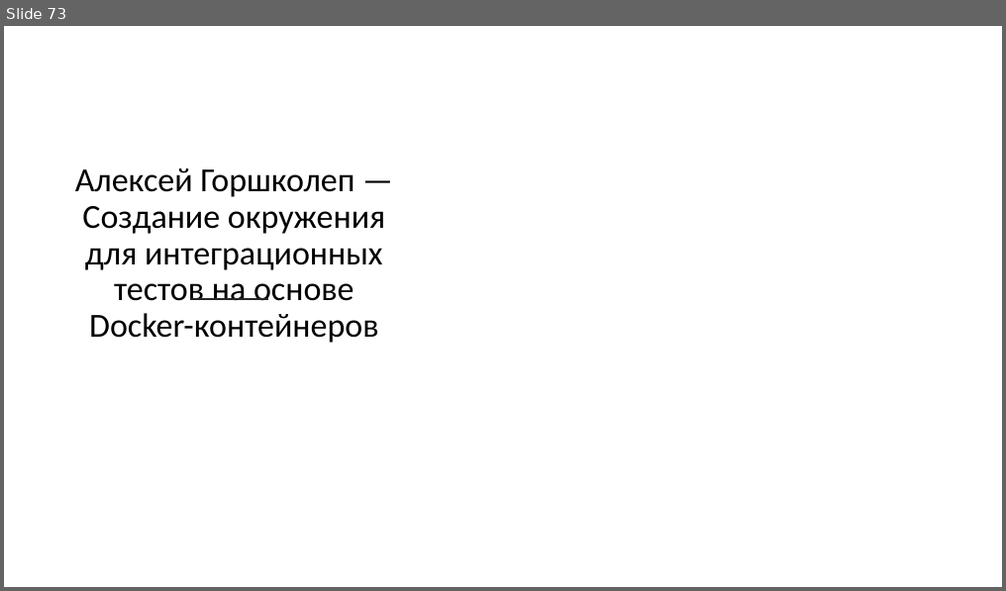
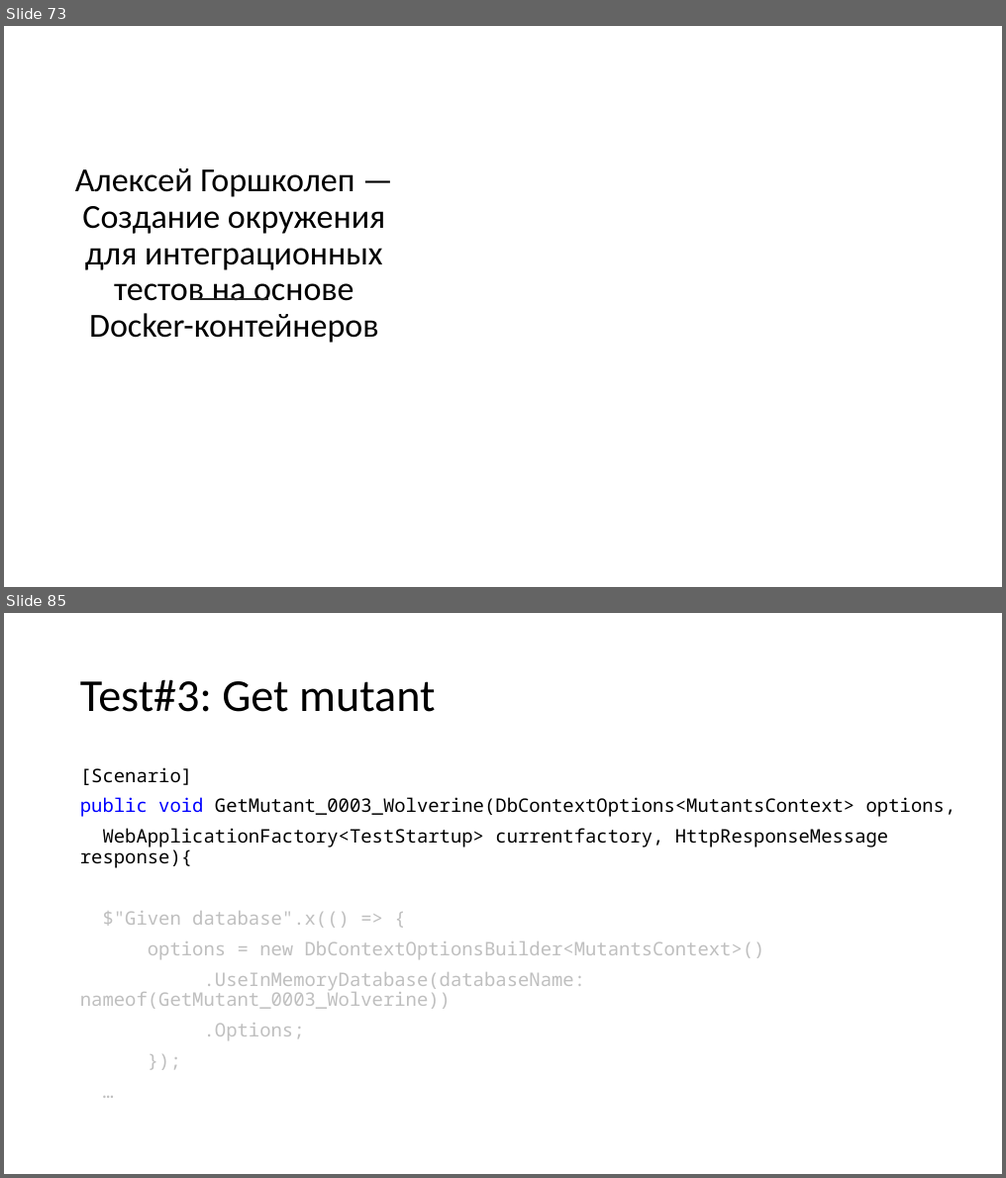
Before and after one commit to kugushev/presentations, a slide deck: 2019_Functional-Testing/Presentation.pptx. Shown one above the other, each under a label of ours: slide 73 before the commit, slides 73 and 85 after it; the slides between them are not shown. The pictures are 1006x591 and 1006x1178 pixels, drawn with LibreOffice and Linux fonts; fonts in the diff are those of the drawing; background and template pictures are left out. Boxes give left, top, right and bottom in pixels: in the first picture for what was removed or moved away, otherwise in the second. Text is boxed around its words. In the diff, an @@ line names an element or a change of style, - is before the commit and + after.

```diff
--- a/2019_Functional-Testing/Presentation.pptx
+++ b/2019_Functional-Testing/Presentation.pptx
@@ slide 85 added at box(4, 613, 1002, 1174), background #FFFFFF @@
@@ title added at box(80, 679, 435, 712), 44 pt, text #000000 @@
+Test#3: Get mutant
@@ text added at box(80, 767, 956, 1041), 18 pt, text #BFBFBF @@
+[Scenario]
+public void GetMutant_0003_Wolverine(DbContextOptions<MutantsContext> options,
+WebApplicationFactory<TestStartup> currentfactory, HttpResponseMessage response){
+$"Given database".x(() => {
+options = new DbContextOptionsBuilder<MutantsContext>()
+.UseInMemoryDatabase(databaseName: nameof(GetMutant_0003_Wolverine))
+.Options;
+});
+…
```
Also in this commit, not shown: 13 other slides added, 4 other files.
